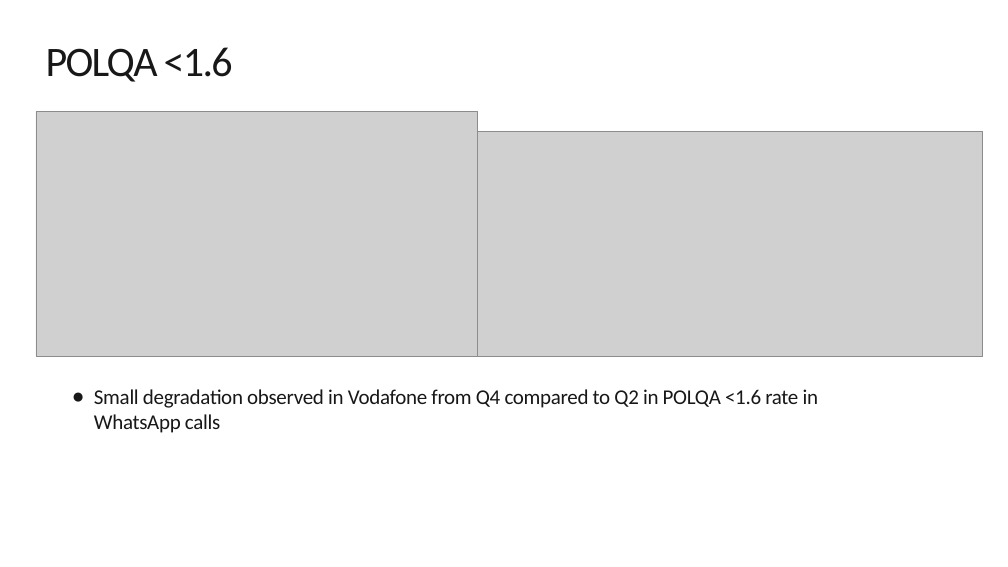
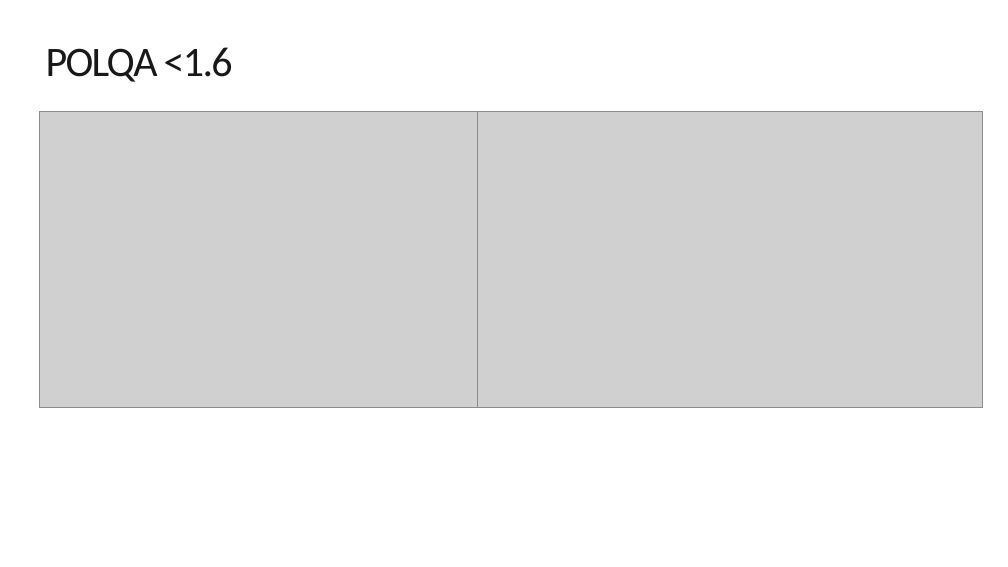
Before and after one commit to jaimetur/DashboardAnalytic, a slide deck: slide 14 of assets/templates/Template_CDR_NSA_analysis.pptx. Drawn at 1008x567 pixels with LibreOffice and Linux fonts; fonts in the diff are those of the drawing; grey boxes stand for pictures; background and template pictures are left out. Boxes give left, top, right and bottom in pixels: in the first picture for what was removed or moved away, otherwise in the second. Text is boxed around its words. In the diff, an @@ line names an element or a change of style, - is before the commit and + after.

```diff
--- a/assets/templates/Template_CDR_NSA_analysis.pptx
+++ b/assets/templates/Template_CDR_NSA_analysis.pptx
@@ picture: place and size @@
-picture at (36, 111, 479, 357)
+picture at (39, 111, 478, 407)
@@ picture: place and size @@
-picture at (478, 132, 983, 356)
+picture at (478, 111, 983, 407)
@@ text removed at (94, 389, 819, 433) @@
-● Small degradation observed in Vodafone from Q4 compared to Q2 in POLQA <1.6 rate in WhatsApp calls
```
Also in this commit, not shown: 8 other slides changed, 5 slides added, 5 slides removed, 1 other file.
